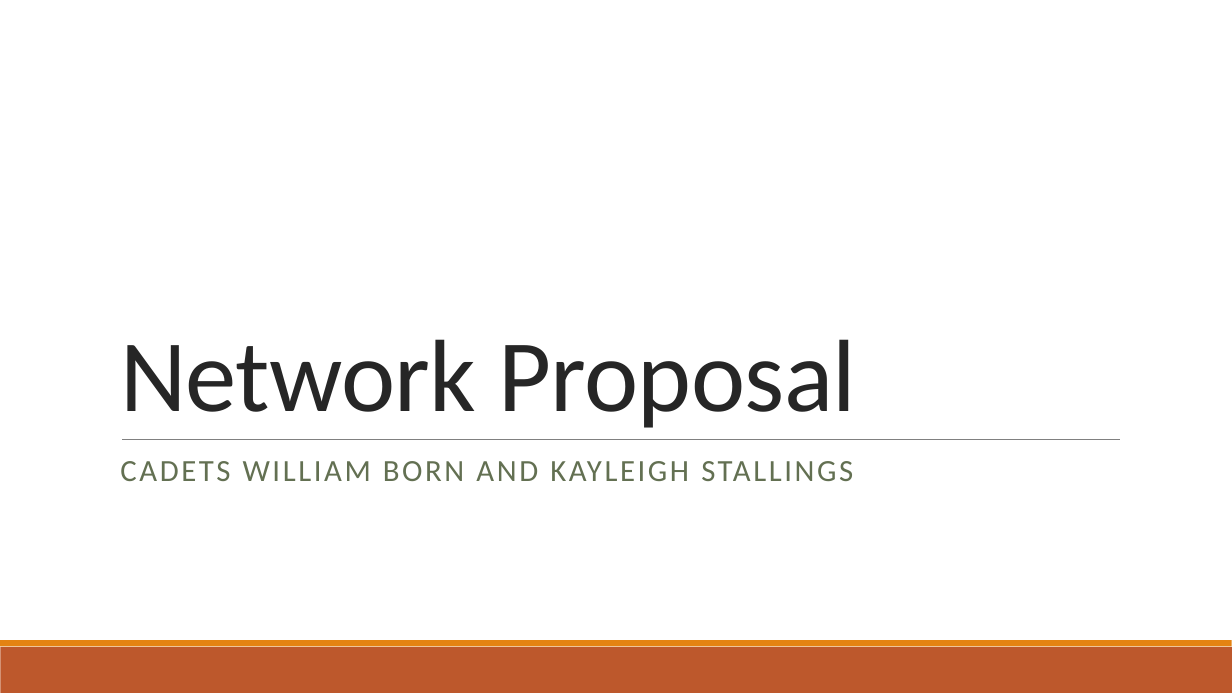
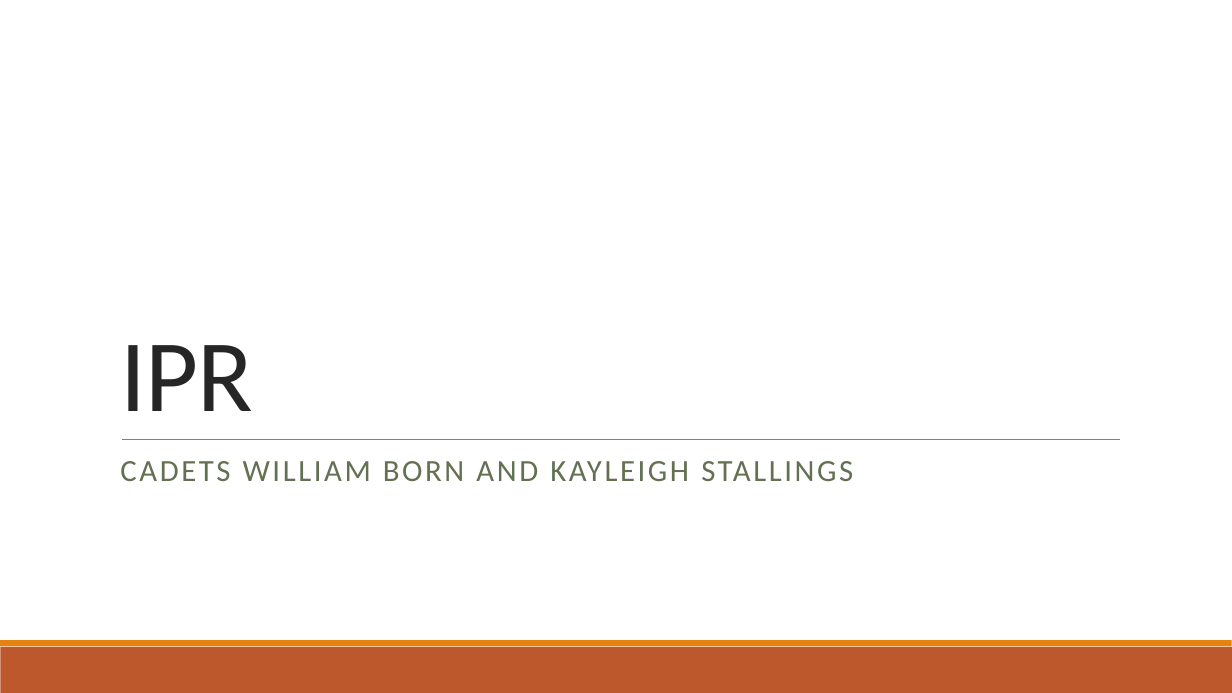
Before and after one commit to wkborn/cy350project, a slide deck: slide 1 of Network Proposal.pptx. Drawn at 1232x693 pixels with LibreOffice and Linux fonts; fonts in the diff are those of the drawing. Boxes give left, top, right and bottom in pixels: in the first picture for what was removed or moved away, otherwise in the second. Text is boxed around its words. In the diff, an @@ line names an element or a change of style, - is before the commit and + after.

```diff
--- a/Network Proposal.pptx
+++ b/Network Proposal.pptx
@@ title at bbox=[120, 345, 253, 411]: text changed @@
-Network Proposal
+IPR
```
Also in this commit, not shown: 5 other slides changed, 4 slides added, 1 slide removed, 1 other file.
